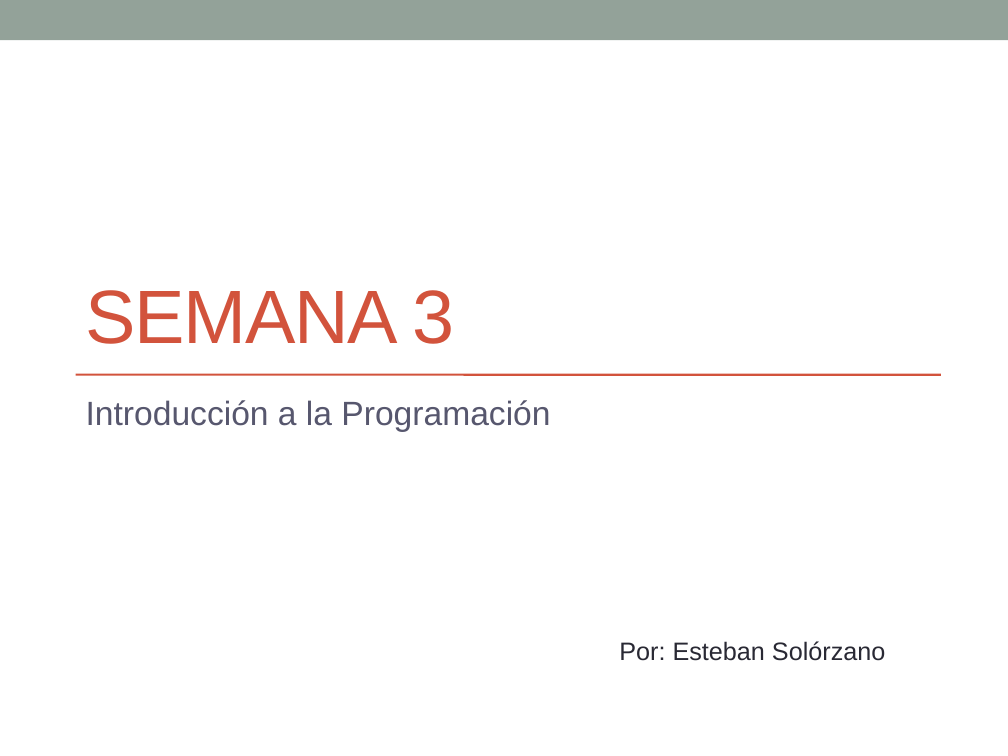
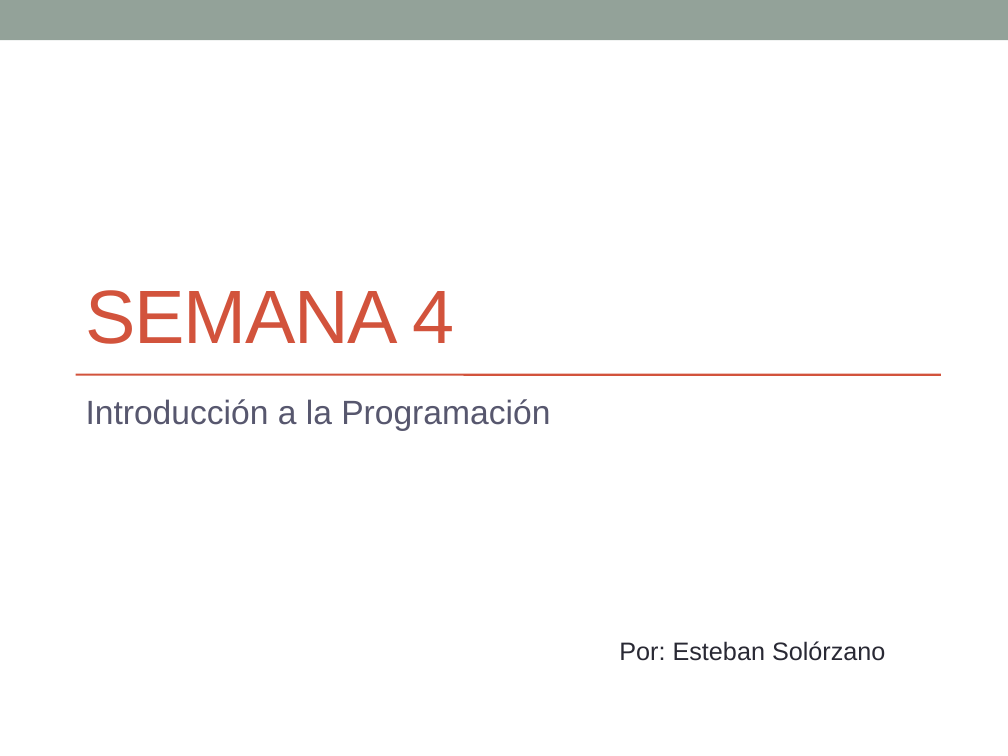
Before and after one commit to esolorzanob/UPI_Introduccion, a slide deck: slide 1 of Semana 4.pptx. Drawn at 1008x756 pixels with LibreOffice and Linux fonts; fonts in the diff are those of the drawing. Boxes give left, top, right and bottom in pixels: in the first picture for what was removed or moved away, otherwise in the second. Text is boxed around its words. In the diff, an @@ line names an element or a change of style, - is before the commit and + after.

```diff
--- a/Semana 4.pptx
+++ b/Semana 4.pptx
@@ text at (86, 290, 454, 344): text changed @@
-SEMANA 3
+SEMANA 4
```
Also in this commit, not shown: 7 other slides changed, 1 other file.
